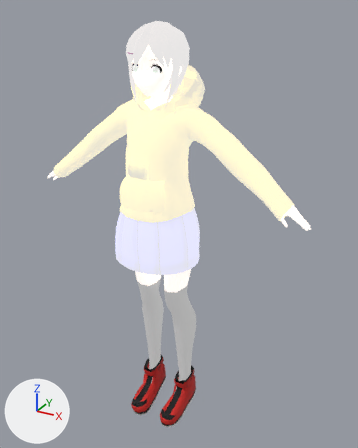
One commit to the FBX model unity/New Unity Project/Assets/avater.fbx: the scene before it, then after it.
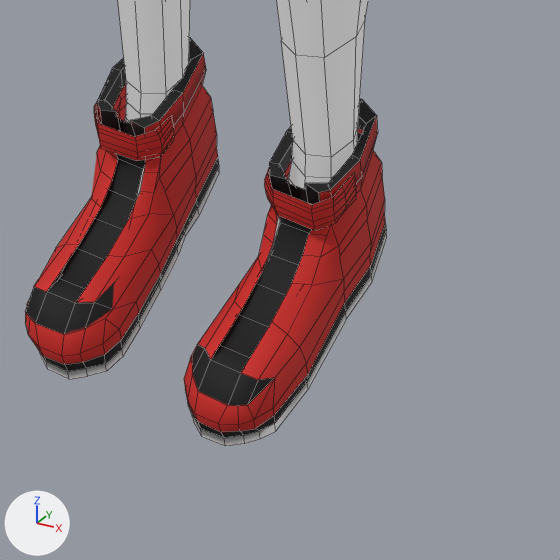
Each version appears first whole from a camera (50 mm lens) standing at (0.113, -0.1886, 0.208) and looking at (0.0055, 0.0069, 0.1103), and next in a close-up on the part from 35% to 63% of the width and 78% to 100% of the height. The axes (+X, +Y, +Z) are drawn at lower left. The lights are the same throughout. The close-ups show mesh edges as thin lines. Where no turn or scale is listed for an object, it has been applied to the vertices.

The first close-up shows 'body', '靴'.
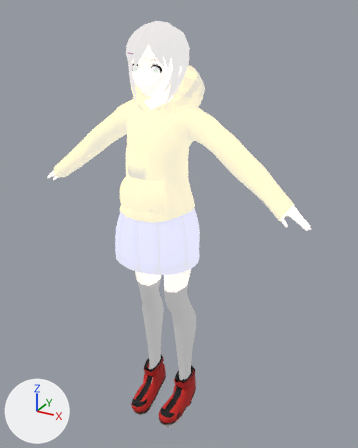
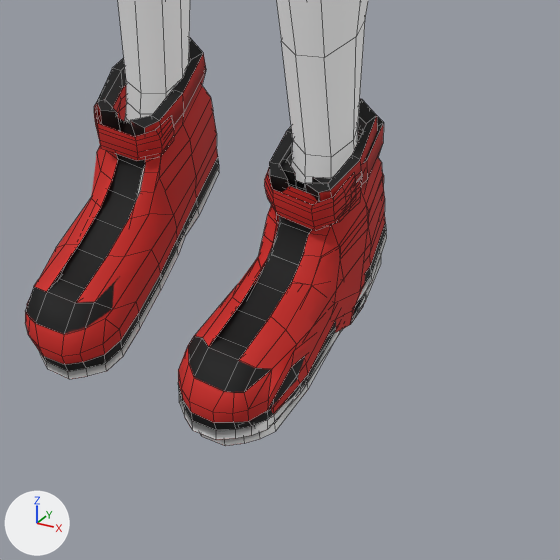
Pixel boxes [x1, y1, x2, y2] of what changed, in the close-ups (560 x 560 px):
'靴1', added
    after: [178, 116, 384, 440]

Edits to the bpy script that builds the scene:
```text
Add me_靴1:
    me_靴1.from_pydata(...)  # 238 vertices, 209 faces; spans x 0.004..0.0148, y -0.0174..0.0135, z -0.0003..0.0205
    me_靴1.materials.append(mat_靴)  # picture img_shoes_png
Add ob_靴1:
    ob_靴1 = bpy.data.objects.new('靴1', me_靴1)
    ob_靴1.location = (0.0, 0.0, 0.0)
```
